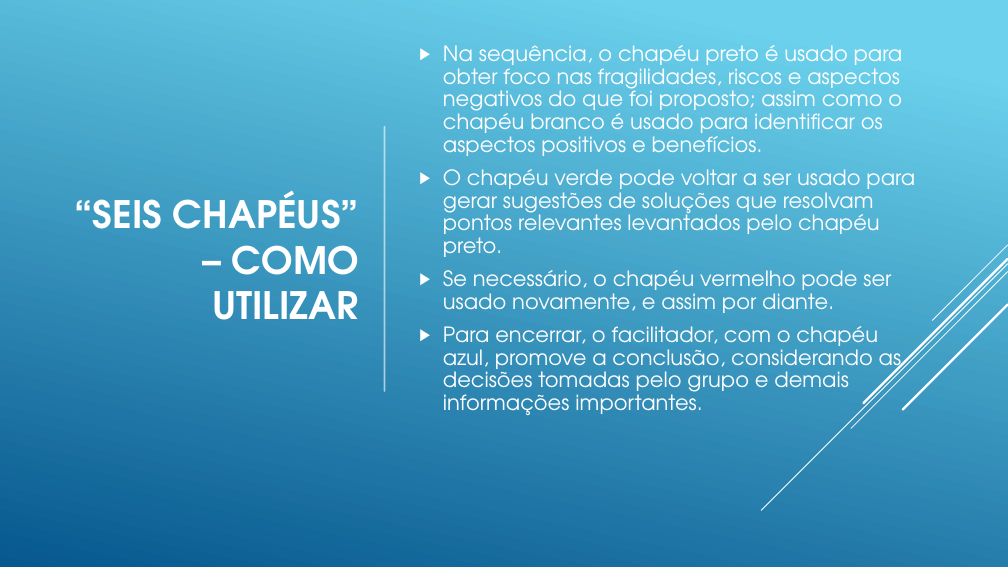
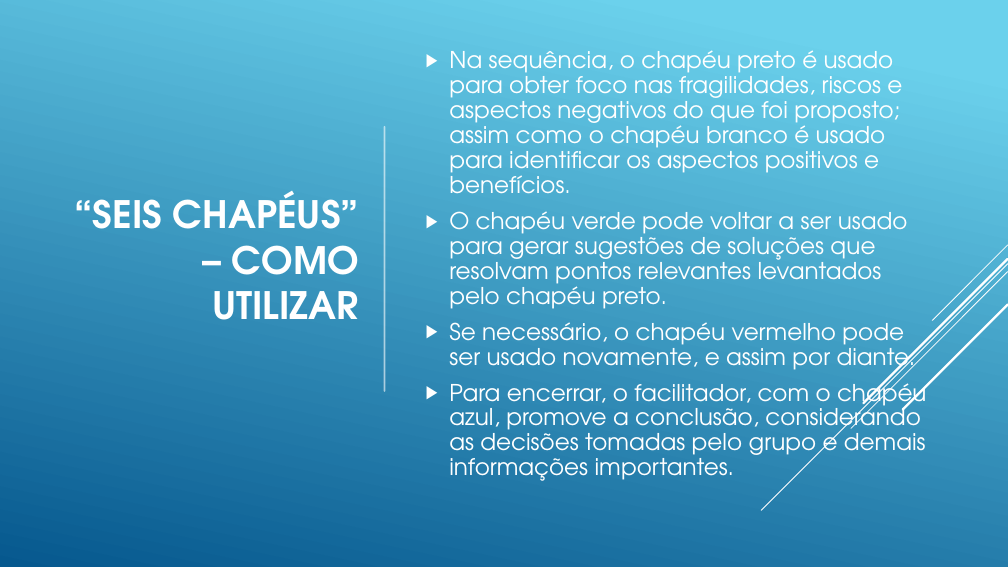
Before and after one commit to dfilitto/AlunosJogosDigitaisSenac, a slide deck: slide 34 of Slides/04 - Tecnicas para a criacao de jogos.pptx. Drawn at 1008x567 pixels with LibreOffice and Linux fonts; fonts in the diff are those of the drawing. Boxes give left, top, right and bottom in pixels: in the first picture for what was removed or moved away, otherwise in the second. Text is boxed around its words. In the diff, an @@ line names an element or a change of style, - is before the commit and + after.

```diff
--- a/Slides/04 - Tecnicas para a criacao de jogos.pptx
+++ b/Slides/04 - Tecnicas para a criacao de jogos.pptx
@@ text "Na sequência, o chapéu preto ..." at (449,50,926,481): size 20 to 22 pt @@
```
Also in this commit, not shown: 26 other slides changed.
